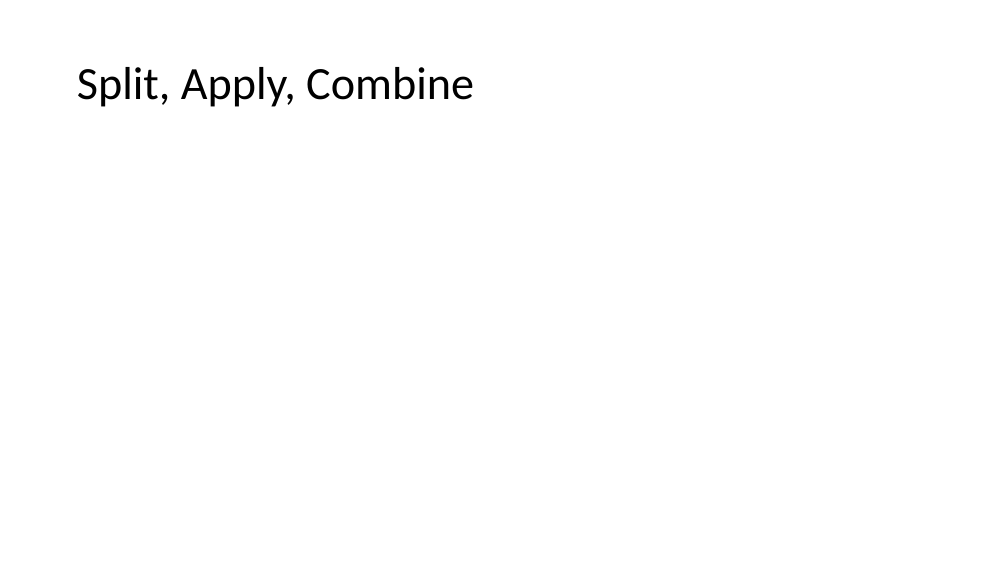
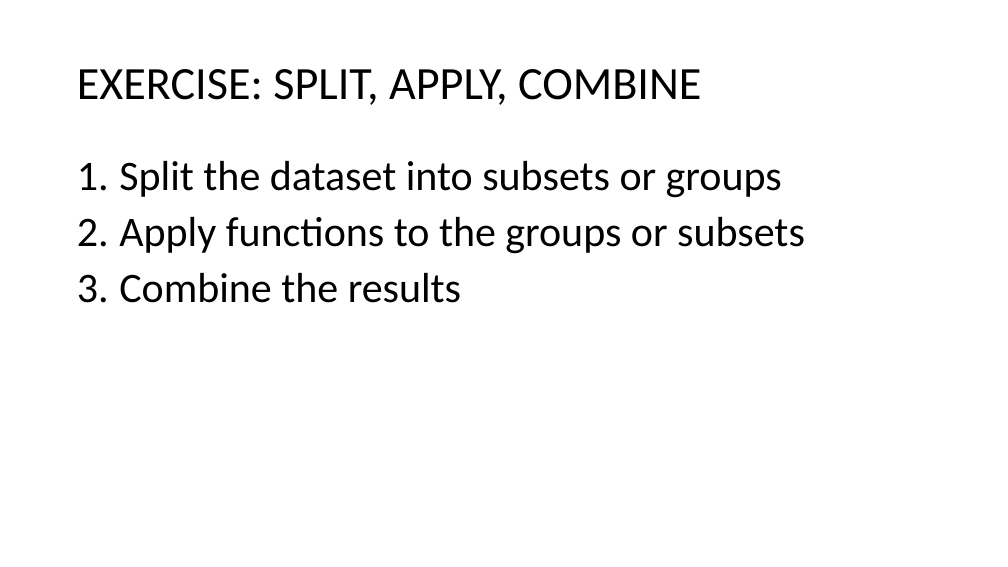
Before and after one commit to keeganmcbride/dplyr_fundamentals, a slide deck: slide 12 of Dplyr_workshop.pptx (slide 8 before the commit). Drawn at 1008x567 pixels with LibreOffice and Linux fonts; fonts in the diff are those of the drawing. Boxes give left, top, right and bottom in pixels: in the first picture for what was removed or moved away, otherwise in the second. Text is boxed around its words. In the diff, an @@ line names an element or a change of style, - is before the commit and + after.

```diff
--- a/Dplyr_workshop.pptx
+++ b/Dplyr_workshop.pptx
@@ title at bbox=[77, 69, 701, 105]: text changed @@
-Split, Apply, Combine
+EXERCISE: SPLIT, APPLY, COMBINE
@@ text added at bbox=[119, 161, 805, 303], 40 pt, text #000000 @@
+1. Split the dataset into subsets or groups
+2. Apply functions to the groups or subsets
+3. Combine the results
```
Also in this commit, not shown: 4 slides added, 1 other file.
